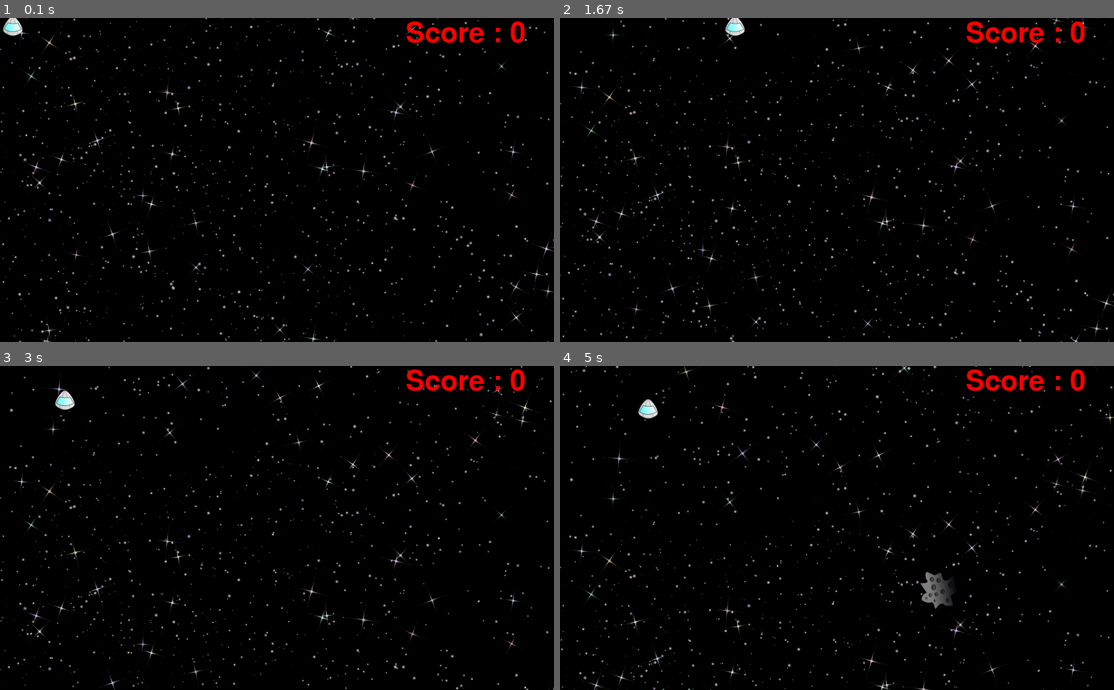
Above: before the commit, frames 1-4 (two rows, left to right).
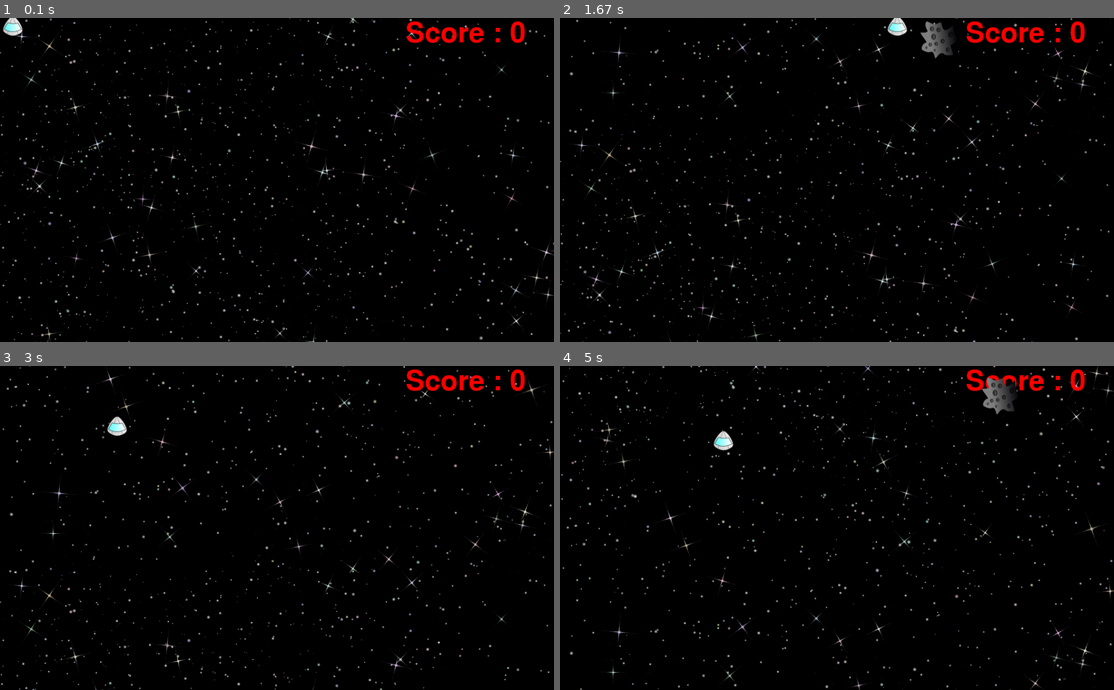
Above: after the commit, the same moments.

Repository: rodrigets/games-in-pygame
Game: pygame game, started from asteroides.py
Two runs of this game, one before a commit and one after it. Both use one fixed random seed, a clock stepped at 60 frames per second and the inputs below.
Inputs:
- Up to frame 1 (0.1 s): no input
- Up to frame 2 (1.67 s): hold Right 0.33-0.8 s; hold Up 0.83-1.13 s; hold Right 1.17-1.63 s
- Up to frame 3 (3 s): hold Left 1.67-2.2 s; hold Down 2.23-2.53 s; tap Space at 2.57 s; hold Left from 2.9 s (still down)
- Up to frame 4 (5 s): release Left at 3.3 s; hold Up 3.33-3.7 s; hold Right 3.73-4.37 s; hold Down 4.4-4.77 s; hold Left from 4.8 s (still down)

The runs differ from the first frame. In frame 1, 4.5% of the frame differs, in the area x 0-100%, y 0-100%; in frame 2, 5.2%; in frame 3, 4.6%; in frame 4, 5.4%.

Commit message:
[NEW] Add FPS control and set it to 60 FPS

Diff:
--- a/asteroides.py
+++ b/asteroides.py
@@ -134,8 +134,6 @@
 
     pygame.display.set_caption('Asteroides')
 
-    clock = pygame.time.Clock()
-
     global counter
     t = game_font.render("Score : " + str(counter), 1, (255, 0, 0))
     screen.blit(t, (700, 2))
@@ -151,6 +149,9 @@
     collision_animation_counter = 0
 
     background_position = 0
+
+    # Clock to control FPS
+    clock = pygame.time.Clock()
 
     while True:
 
@@ -259,7 +260,6 @@
                 collision_animation_counter += 1
 
         pygame.display.update()
-        time_passed = clock.tick(30)
         ticks_to_shot -= 1
 
         if counter % 20 == 0 and counter != 0 and background_flag == 0:
@@ -277,5 +277,8 @@
         remove_used_asteroids(asteroids)
         remove_missed_shots(shots)
 
+        # FPS control: 30 FPS
+        clock.tick(60)
+
 
 main()
